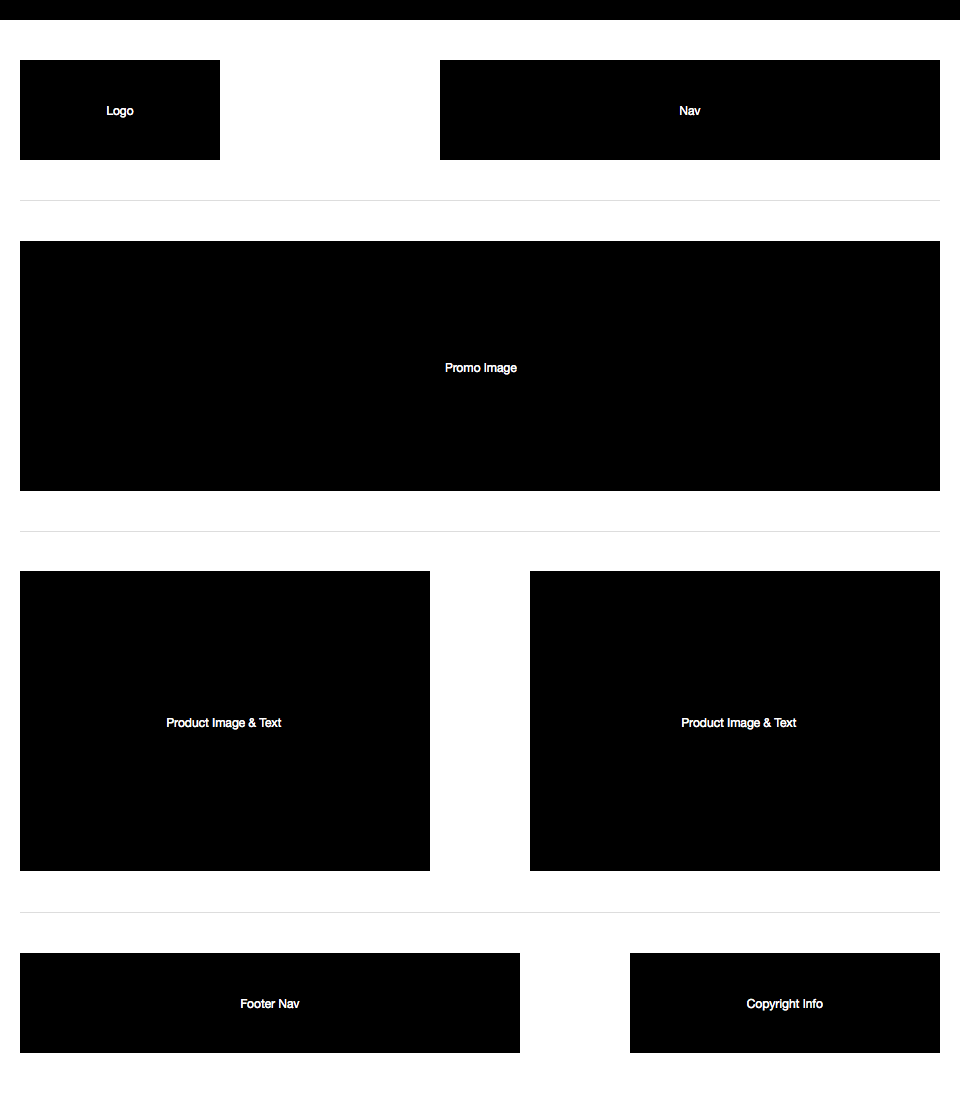
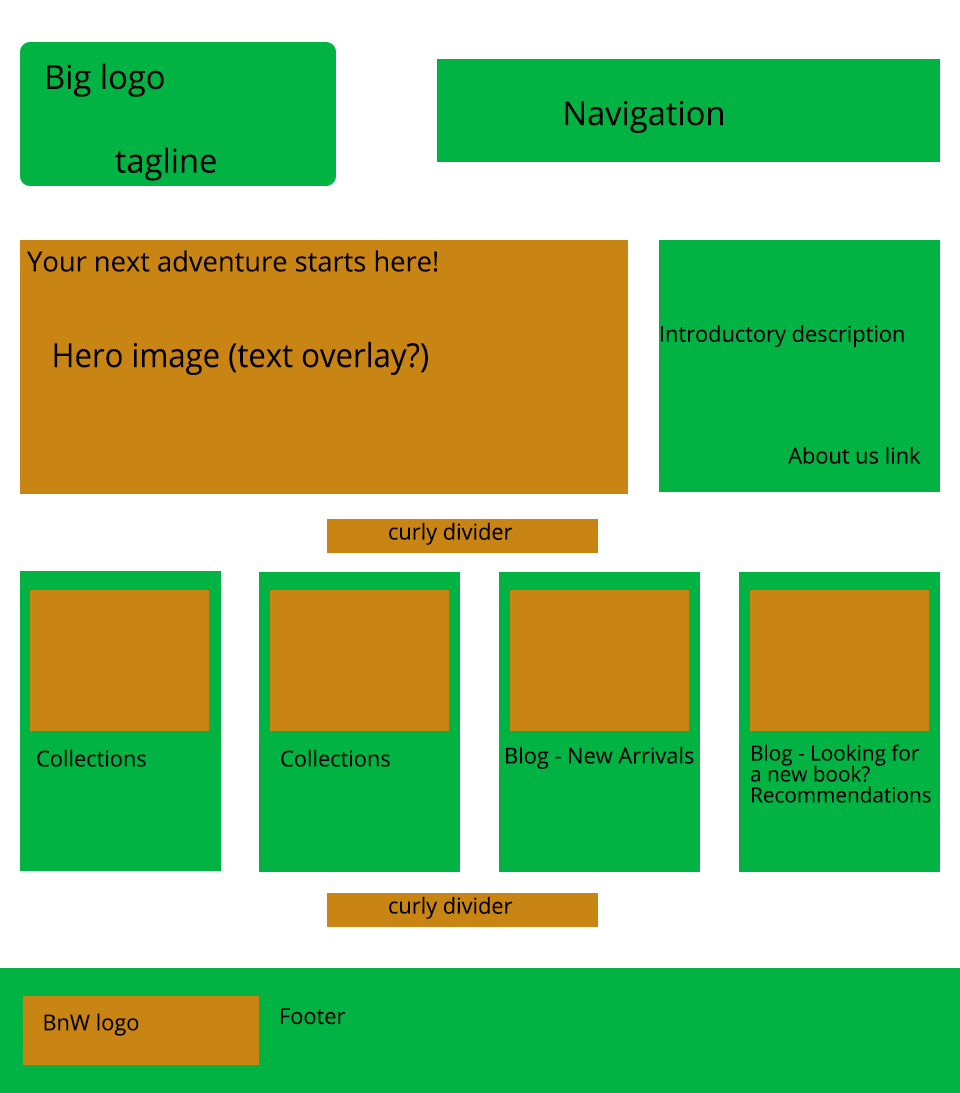
Two versions of the same layered image (960 x 1093). Layer-by-layer changes:
added group "header" with 9 layers above "index page" over box(0, 42, 960, 1093)
added layer "Rectangle 9" in group "header" over box(23, 996, 259, 1065)
added layer "Rectangle 6" in group "header" over box(0, 968, 960, 1093)
added layer "Rectangle 2" in group "header" over box(437, 59, 940, 162)
added layer "Rectangle 1" in group "header" over box(20, 42, 336, 186)
added group "index page" with 22 layers above "The collection" over box(20, 240, 940, 927)
added layer "Blog - Looking for a new book? Recommendations" in group "index page" over box(751, 744, 931, 803)
added layer "Your next adventure starts here!" in group "index page" over box(27, 250, 438, 272)
added layer "Rectangle 8 copy 2" (1st of 2, in "index page") in group "index page" over box(750, 590, 929, 731)
added layer "Rectangle 8 copy 2" (2nd of 2, in "index page") in group "index page" over box(510, 590, 689, 731)
added layer "Rectangle 8 copy" in group "index page" over box(270, 590, 449, 731)
added layer "Rectangle 8" in group "index page" over box(30, 590, 209, 731)
added layer "Rectangle 7 copy" in group "index page" over box(327, 893, 598, 927)
added layer "Rectangle 7" in group "index page" over box(327, 519, 598, 553)
added layer "Rectangle 5 copy 3" in group "index page" over box(739, 572, 940, 872)
added layer "Rectangle 5 copy 2" in group "index page" over box(499, 572, 700, 872)
added layer "Rectangle 5 copy" in group "index page" over box(259, 572, 460, 872)
added layer "Rectangle 5" in group "index page" over box(20, 571, 221, 871)
added layer "Rectangle 4" in group "index page" over box(659, 240, 940, 492)
added layer "Hero image (text overlay?)" in group "index page" over box(54, 341, 428, 375)
added layer "Rectangle 3" in group "index page" over box(20, 240, 628, 494)
hid "page4" over box(0, 0, 960, 1093)
hid "page1" over box(0, 0, 960, 1093)
…and 12 more changes (12 added)
